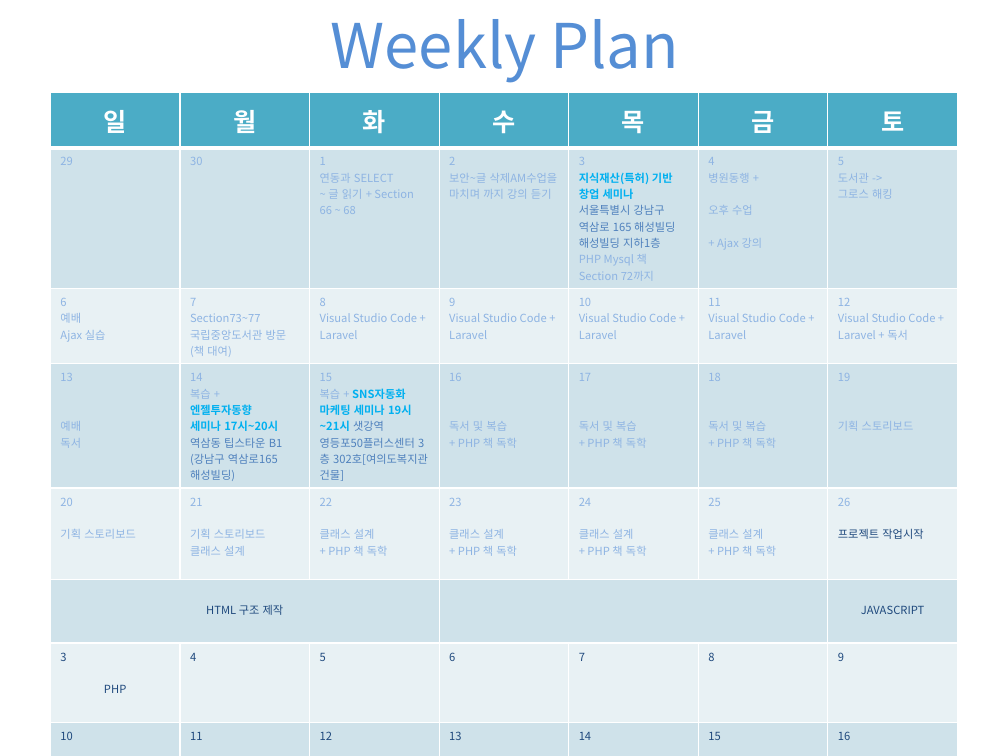
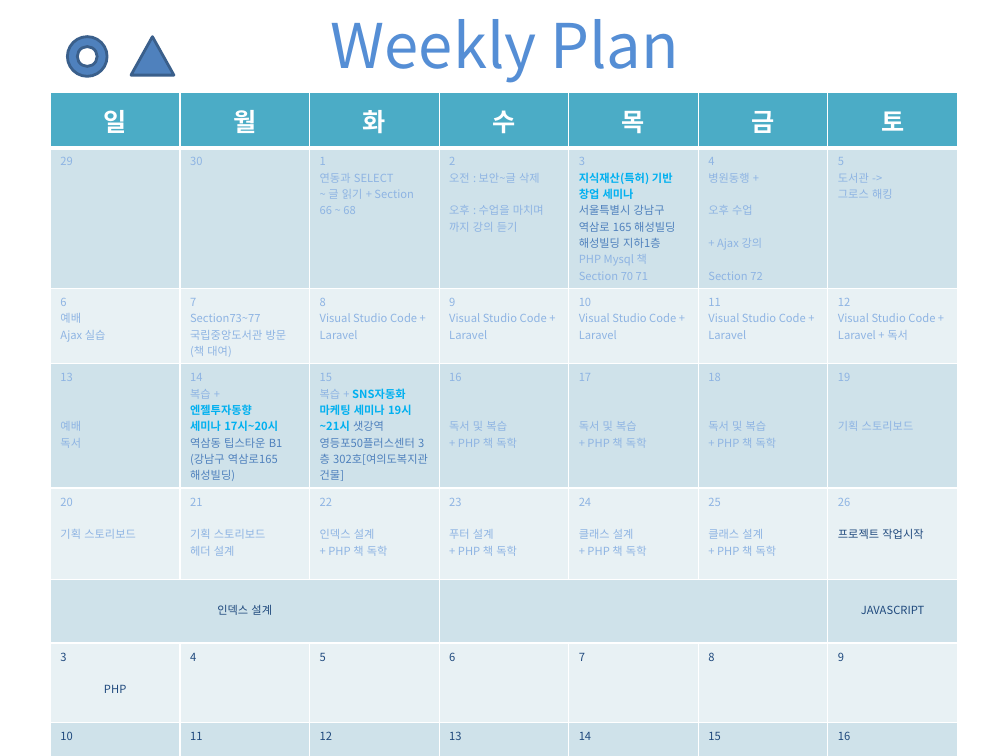
Before and after one commit to madforre/PHP-MySQL, a slide deck: slide 3 of Monthly Plan.pptx. Drawn at 1008x756 pixels with LibreOffice and Linux fonts; fonts in the diff are those of the drawing. Boxes give left, top, right and bottom in pixels: in the first picture for what was removed or moved away, otherwise in the second. Text is boxed around its words. In the diff, an @@ line names an element or a change of style, - is before the commit and + after.

```diff
--- a/Monthly Plan.pptx
+++ b/Monthly Plan.pptx
@@ donut added at [68, 36, 107, 76], fill #4F81BD, outline #3A5F8C 2 pt @@
@@ triangle added at [131, 36, 174, 75], fill #4F81BD, outline #3A5F8C 2 pt @@
@@ table at [50, 93, 961, 744] @@
-row 2: 29 | 30 | 1 / 연동과 SELECT / ~ 글 읽기 + Section 66 ~ 68 | 2 / 보안~글 삭제AM수업을 마치며 까지 강의 듣기 | 3 / 지식재산(특허) 기반 창업 세미나 / 서울특별시 강남구 역삼로 165 해성빌딩 해성빌딩 지하1층 / PHP Mysql 책 Section 72까지 | 4 / 병원동행 + / 오후 수업 / + Ajax 강의 | 5 / 도서관 -> / 그로스 해킹
+row 2: 29 | 30 | 1 / 연동과 SELECT / ~ 글 읽기 + Section 66 ~ 68 | 2 / 오전 : 보안~글 삭제 / 오후 : 수업을 마치며 까지 강의 듣기 | 3 / 지식재산(특허) 기반 창업 세미나 / 서울특별시 강남구 역삼로 165 해성빌딩 해성빌딩 지하1층 / PHP Mysql 책 Section 70 71 | 4 / 병원동행 + / 오후 수업 / + Ajax 강의 / Section 72 | 5 / 도서관 -> / 그로스 해킹
-row 5: 20 / 기획 스토리보드 | 21 / 기획 스토리보드 / 클래스 설계 | 22 / 클래스 설계 / + PHP 책 독학 | 23 / 클래스 설계 / + PHP 책 독학 | 24 / 클래스 설계 / + PHP 책 독학 | 25 / 클래스 설계 / + PHP 책 독학 | 26 / 프로젝트 작업시작
+row 5: 20 / 기획 스토리보드 | 21 / 기획 스토리보드 / 헤더 설계 | 22 / 인덱스 설계 / + PHP 책 독학 | 23 / 푸터 설계 / + PHP 책 독학 | 24 / 클래스 설계 / + PHP 책 독학 | 25 / 클래스 설계 / + PHP 책 독학 | 26 / 프로젝트 작업시작
-row 6, column 1: HTML 구조 제작
+row 6, column 1: 인덱스 설계
```
Also in this commit, not shown: 6 other files.
